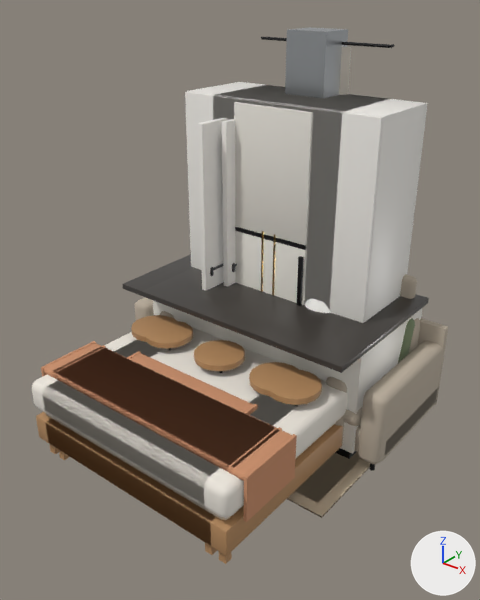
Renders of the glTF model public/simulator/3d/interieur/interieur.glb from each side of a commit.
Rendered twice from a 50 mm lens placed at (2.5, -4.06, 2.9), pointed at (0.17, -1.14, 1.1). Lighting does not change. The marker at lower right points along +X, +Y and +Z. The first picture is the older version. Where no turn or scale is listed for an object, it has been applied to the vertices.

Objects in the first picture: 'algemeen_deur_85', 'keuken_dampkap_60', 'keuken_eiland_140', 'keuken_eiland_180', 'keuken_koelkastkolom_60', 'leefruimte_zetel_3zit', 'slaapkamer_bed_140', 'slaapkamer_bed_160', 'slaapkamer_bed_90', 'slaapkamer_kleed', 'slaapkamer_kleerkast_100', 'slaapkamer_kleerkast_150' and 5 more.
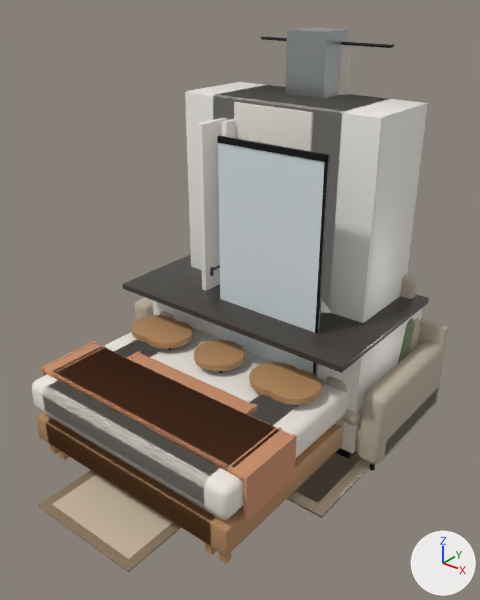
Pixel boxes (x1, y1, x2, y2) of what changed, in the pictures (480 x 600 px):
'badkamer_douche_120', added
    after: (217, 135, 330, 376)
    faces in mat_glas (white #dfe9ec): (218, 143, 329, 376)
    faces in mat_zwart (black #1f1f20): (217, 135, 330, 375)
'hal_loper', added
    after: (38, 470, 181, 572)
    faces in mat_kleed (beige #cdbca3): (52, 474, 173, 559)
    faces in mat_kleed_rand (brown #8f7a62): (38, 470, 181, 572)
'keuken_koelkastkolom_60', unchanged, covered by the edit
    before: (234, 102, 313, 305)
    after: (234, 102, 313, 151)
'slaapkamer_kleerkast_100', unchanged, covered by the edit
    before: (213, 85, 386, 309)
    after: (213, 85, 386, 308)
'algemeen_deur_70', unchanged, covered by the edit
    before: (222, 119, 237, 287)
    after: (222, 119, 235, 138)

Edits to the bpy script that builds the scene:
```text
Add mat_glas:
    mat_glas = principled_material('glas')
    mat_glas.base_color = (0.738, 0.815, 0.839)  # white #dfe9ec
    mat_glas.roughness = 0.05
Add mat_tegel:
    mat_tegel = principled_material('tegel')
    mat_tegel.base_color = (0.716, 0.665, 0.591)  # light grey #dcd5ca
    mat_tegel.roughness = 0.3
Add me_hal_loper:
    me_hal_loper.from_pydata([(-0.34, -1.14, -0.01), (-0.34, -1.14, 0.01), (-0.34, 1.14, 0.01), (-0.34, 1.14, -0.01), (0.34, 1.14, 0.01), (0.34, 1.14, -0.01), (0.34, -1.14, 0.01), (0.34, -1.14, -0.01), (-0.4, -1.2, -0.01), (-0.4, -1.2, 0.0), (-0.4, 1.2, 0.0), (-0.4, 1.2, -0.01), (0.4, 1.2, 0.0), (0.4, 1.2, -0.01), (0.4, -1.2, 0.0), (0.4, -1.2, -0.01)], [], [(0, 1, 2), (0, 2, 3), (3, 2, 4), (3, 4, 5), (5, 4, 6), (5, 6, 7), (7, 6, 1), (7, 1, 0), (3, 5, 7), (3, 7, 0), (4, 2, 1), (4, 1, 6), (8, 9, 10), (8, 10, 11), (11, 10, 12), (11, 12, 13), (13, 12, 14), (13, 14, 15), (15, 14, 9), (15, 9, 8), (11, 13, 15), (11, 15, 8), (12, 10, 9), (12, 9, 14)])
    for i in [*range(12, 24)]: me_hal_loper.polygons[i].material_index = 1
    me_hal_loper.materials.append(mat_kleed)  # beige #cdbca3
    me_hal_loper.materials.append(mat_kleed_rand)  # brown #8f7a62
Add me_badkamer_douche_120:
    me_badkamer_douche_120.from_pydata(...)  # 167 vertices, 300 faces; spans x -0.6..0.6, y -0.45..0.45, z -1.08..1.08
    # faces by material slot: [12, 276, 12]
    me_badkamer_douche_120.materials.append(mat_tegel)  # light grey #dcd5ca
    me_badkamer_douche_120.materials.append(mat_zwart)  # black #1f1f20
    me_badkamer_douche_120.materials.append(mat_glas)  # white #dfe9ec
Add ob_hal_loper:
    ob_hal_loper = bpy.data.objects.new('hal_loper', me_hal_loper)
    ob_hal_loper.location = (0.0, -1.2, 0.006)
Add ob_badkamer_douche_120:
    ob_badkamer_douche_120 = bpy.data.objects.new('badkamer_douche_120', me_badkamer_douche_120)
    ob_badkamer_douche_120.location = (0.0, -0.452, 1.08)
```
